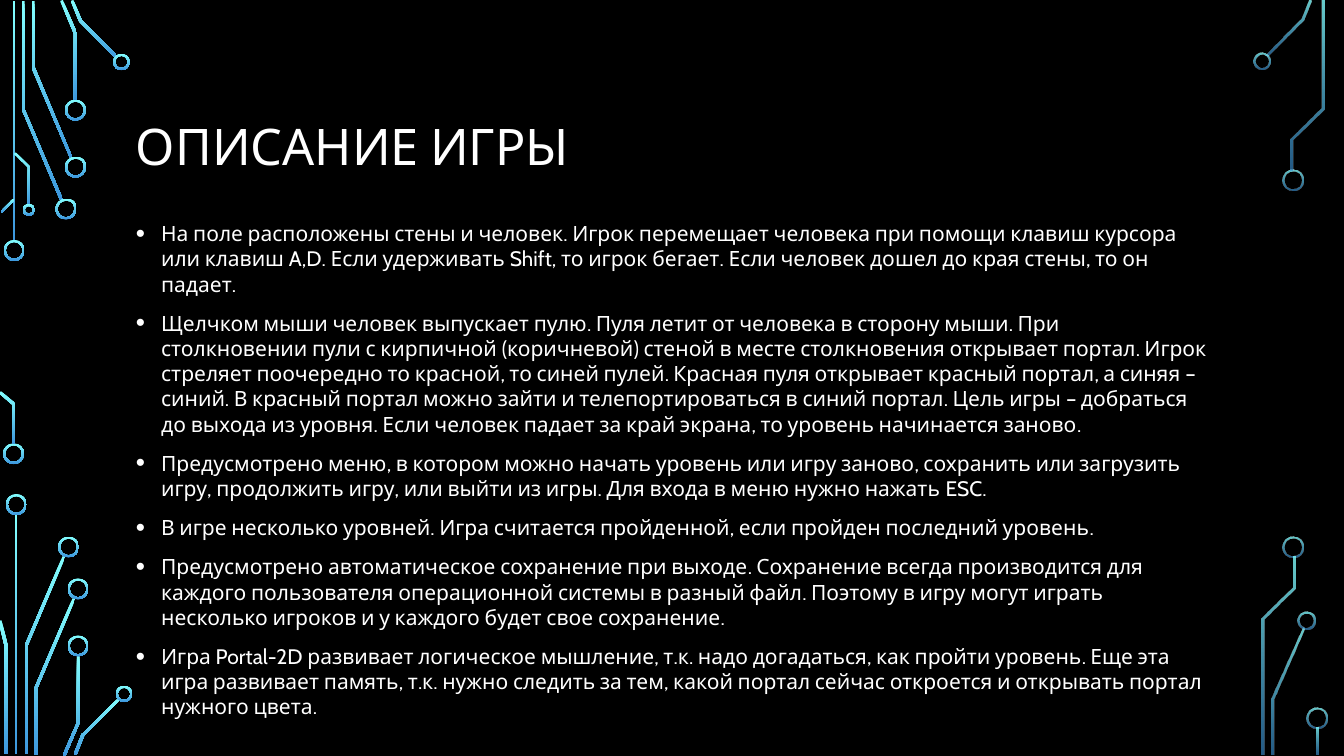
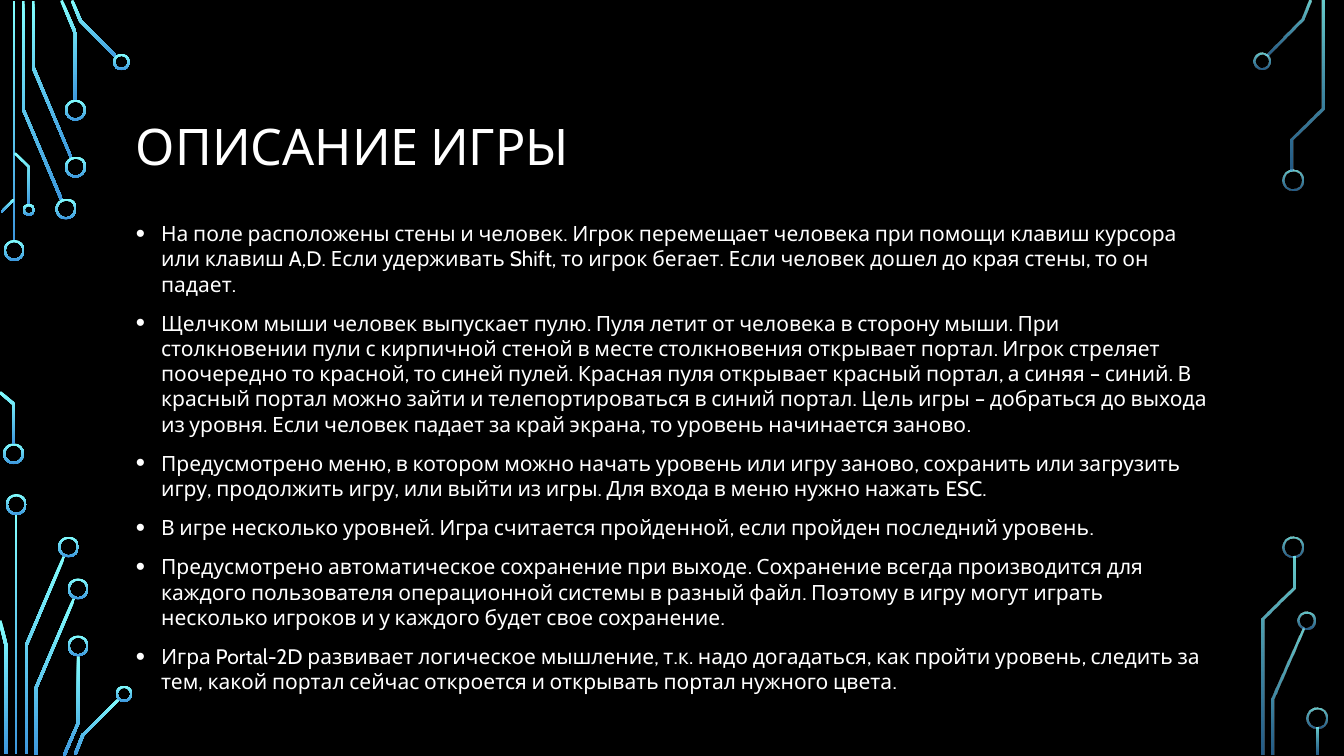
Before and after one commit to DmitriyRyazanovsky/Portal2D, a slide deck: slide 3 of Презентация.pptx. Drawn at 1344x756 pixels with LibreOffice and Linux fonts; fonts in the diff are those of the drawing; background and template pictures are left out. Boxes give left, top, right and bottom in pixels: in the first picture for what was removed or moved away, otherwise in the second. Text is boxed around its words. In the diff, an @@ line names an element or a change of style, - is before the commit and + after.

```diff
--- a/Презентация.pptx
+++ b/Презентация.pptx
@@ text at (x1=161, y1=316, x2=1207, y2=437): text changed @@
-• Щелчком мыши человек выпускает пулю. Пуля летит от человека в сторону мыши. При столкновении пули с кирпичной (коричневой) стеной в месте столкновения открывает портал. Игрок стреляет поочередно то красной, то синей пулей. Красная пуля открывает красный портал, а синяя – синий. В красный портал можно зайти и телепортироваться в синий портал. Цель игры – добраться до выхода из уровня. Если человек падает за край экрана, то уровень начинается заново.
+• Щелчком мыши человек выпускает пулю. Пуля летит от человека в сторону мыши. При столкновении пули с кирпичной стеной в месте столкновения открывает портал. Игрок стреляет поочередно то красной, то синей пулей. Красная пуля открывает красный портал, а синяя – синий. В красный портал можно зайти и телепортироваться в синий портал. Цель игры – добраться до выхода из уровня. Если человек падает за край экрана, то уровень начинается заново.
@@ text at (x1=161, y1=648, x2=1200, y2=694): text changed @@
-• Игра Portal-2D развивает логическое мышление, т.к. надо догадаться, как пройти уровень. Еще эта игра развивает память, т.к. нужно следить за тем, какой портал сейчас откроется и открывать портал нужного цвета.
+• Игра Portal-2D развивает логическое мышление, т.к. надо догадаться, как пройти уровень, следить за тем, какой портал сейчас откроется и открывать портал нужного цвета.
```
Also in this commit, not shown: 4 other slides changed, 1 slide added, 5 other files.
